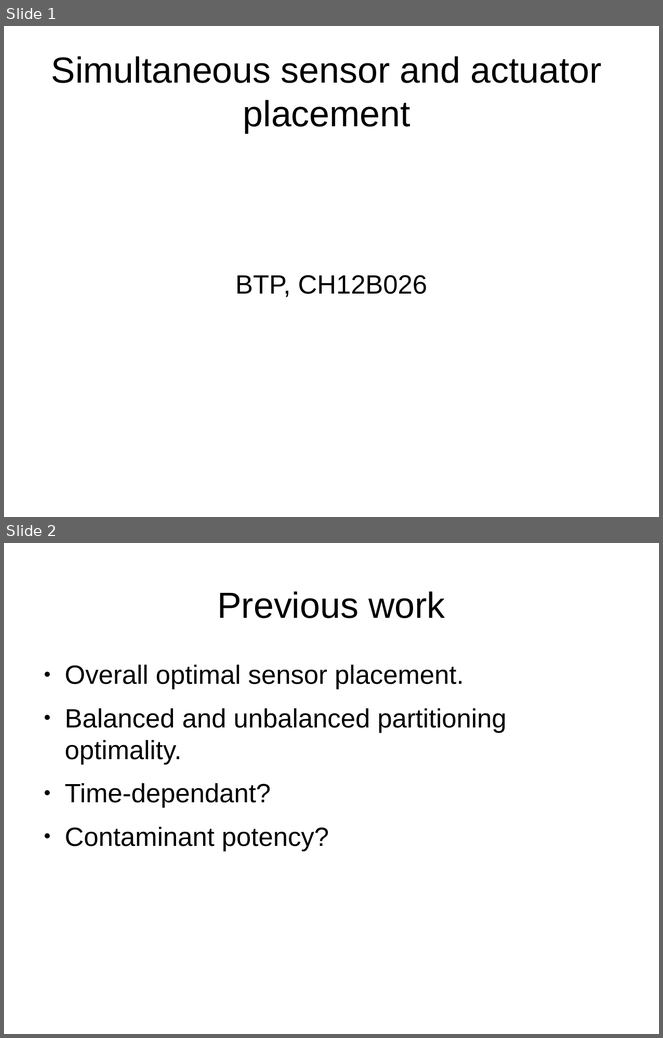
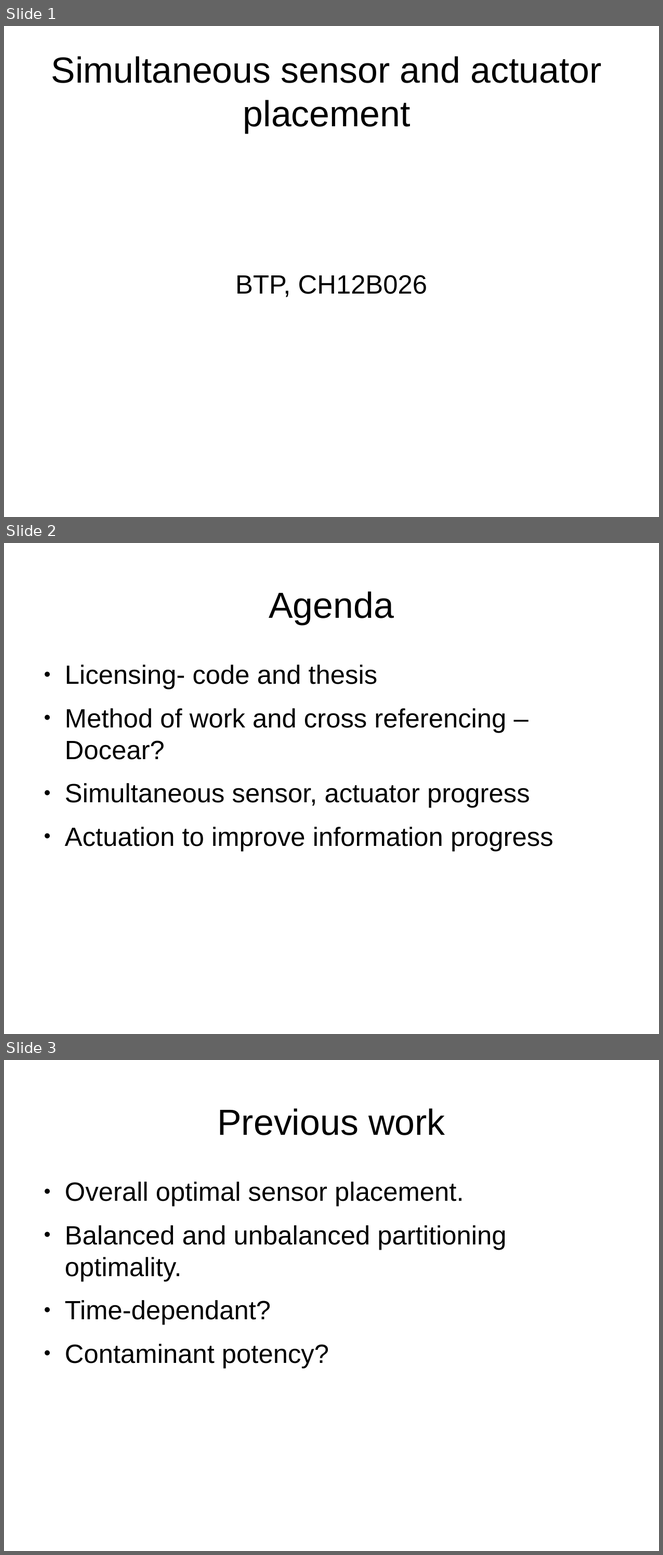
Before and after one commit to Johnny328/WDN-contaminant-simultaneous, a slide deck: simultaneousSensorAndActuator.odp. Shown one above the other, each under a label of ours: slides 1 and 2 before the commit, slides 1, 2 and 3 after it. The pictures are 663x1038 and 663x1555 pixels, drawn with LibreOffice and Linux fonts; fonts in the diff are those of the drawing. Boxes give left, top, right and bottom in pixels: in the first picture for what was removed or moved away, otherwise in the second. Text is boxed around its words. In the diff, an @@ line names an element or a change of style, - is before the commit and + after.

Commit message:
Added working independant sensor, actuator opt

```diff
--- a/simultaneousSensorAndActuator.odp
+++ b/simultaneousSensorAndActuator.odp
@@ slide 2 added at box(4, 543, 659, 1034), background #FFFFFF @@
@@ title added at box(269, 591, 394, 625), 44 pt, text #000000 @@
+Agenda
@@ text added at box(65, 665, 554, 851), 32 pt, text #000000 @@
+● Licensing- code and thesis
+● Method of work and cross referencing – Docear?
+● Simultaneous sensor, actuator progress
+● Actuation to improve information progress
@@ what was slide 2 is now slide 3 @@
```
Also in this commit, not shown: 1 other file.
